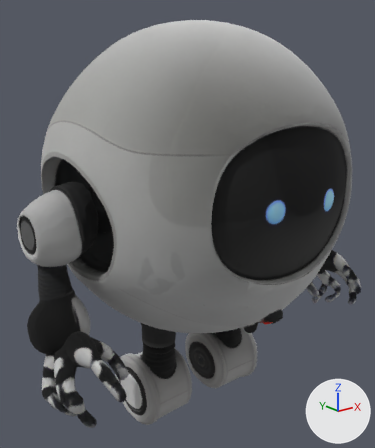
A saved change to the glTF model src/models/wendy.glb.
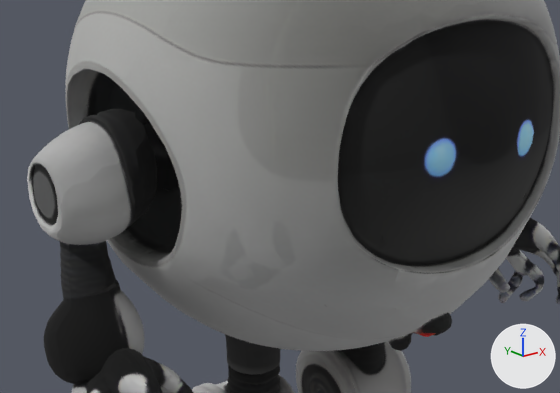
Old and new are each drawn whole from a 50 mm lens placed at (-5.14, -6.25, 1.88), pointed at (0.02, 0.2, -0.7) and again close up on the part from 0% to 93% of the width and 25% to 80% of the height. Lighting does not change. The marker at lower right points along +X, +Y and +Z. Where no turn or scale is listed for an object, it has been applied to the vertices.
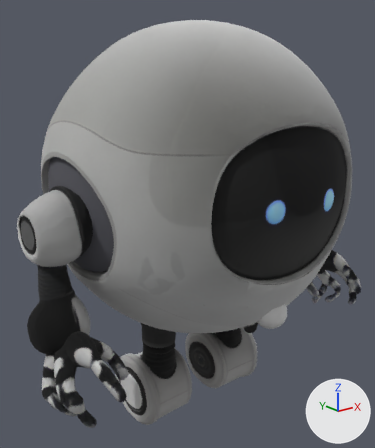
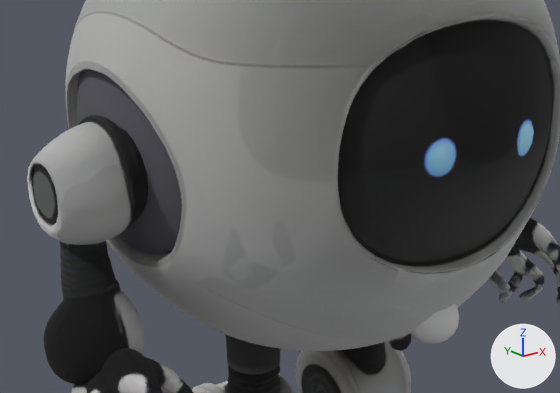
Patch to the scene script:
```diff
--- a/src/models/wendy.glb.py
+++ b/src/models/wendy.glb.py
@@ mat_material_4 @@
+mat_material_4 = bpy.data.materials.new('Material_4')
+# uses the picture img_image_0
@@ mat_material_3 @@
+mat_material_3 = principled_material('Material_3')
+mat_material_3.base_color = (0.0887, 0.0887, 0.105)  # dark grey #54545b
+mat_material_3.roughness = 0.906
@@ mat_material_2 @@
+mat_material_2 = principled_material('Material_2')
+mat_material_2.base_color = (0.65, 0.65, 0.65)  # light grey #d3d3d3
+mat_material_2.roughness = 0.995
@@ me_mesh_0 @@
 me_mesh_0.from_pydata(...)  # 10160 vertices, 20332 faces; spans x -3.06..3.06, y -2.32..2.33, z -3.23..3.25
-me_mesh_0.materials.append(mat_material_0)
+me_mesh_0.materials.append(mat_material_4)
@@ me_mesh_3 @@
+me_mesh_3.from_pydata(...)  # 4160 vertices, 8064 faces; spans x -2.28..2.28, y -1.81..1.81, z -2.28..2.28
+me_mesh_3.materials.append(mat_material_3)  # dark grey #54545b
@@ me_mesh_2 @@
+me_mesh_2.from_pydata(...)  # 4160 vertices, 8064 faces; spans x -0.245..0.245, y -0.264..0.264, z -0.245..0.245
+me_mesh_2.materials.append(mat_material_2)  # light grey #d3d3d3
@@ ob_sphere_002 @@
+ob_sphere_002 = bpy.data.objects.new('Sphere.002', me_mesh_3)
+ob_sphere_002.location = (0.04, 0.14, 0.09)
@@ ob_sphere_001 @@
+ob_sphere_001 = bpy.data.objects.new('Sphere.001', me_mesh_2)
+ob_sphere_001.location = (0.08, -1.64, -1.6)
```

Location of each change, (x1, y1, x2, y2) in pixels of the close-ups (560 x 393 px):
'Sphere.002', added
    after: (77, 69, 182, 253)
'Sphere.001', added
    after: (411, 304, 459, 344)
